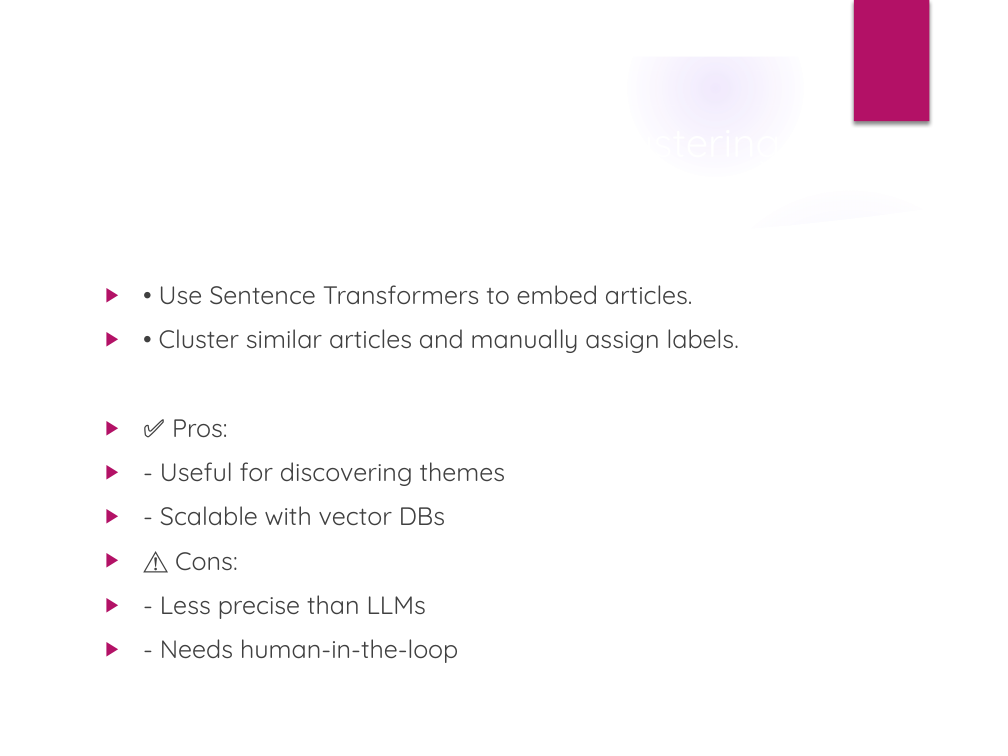
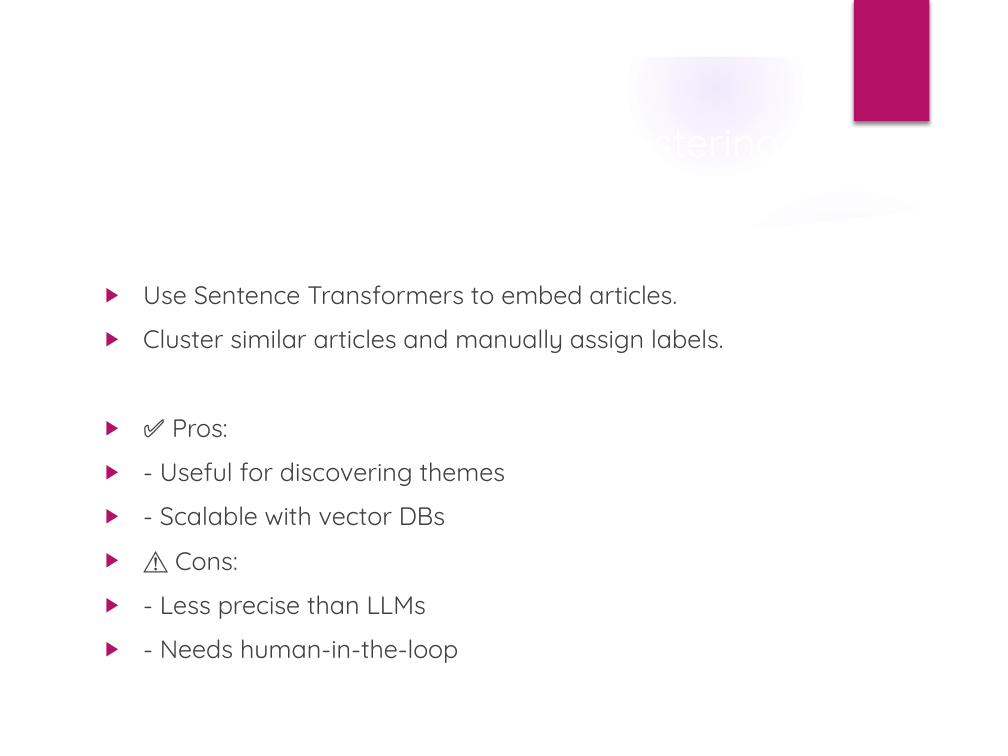
Before and after one commit to ChooseAddress2024/DBS, a slide deck: slide 10 of DBS_Assessment_Final.pptx. Drawn at 1008x756 pixels with LibreOffice and Linux fonts; fonts in the diff are those of the drawing; background and template pictures are left out. Boxes give left, top, right and bottom in pixels: in the first picture for what was removed or moved away, otherwise in the second. Text is boxed around its words. In the diff, an @@ line names an element or a change of style, - is before the commit and + after.

```diff
--- a/DBS_Assessment_Final.pptx
+++ b/DBS_Assessment_Final.pptx
@@ text at (x1=143, y1=285, x2=723, y2=353): text changed @@
-▶ • Use Sentence Transformers to embed articles.
-▶ • Cluster similar articles and manually assign labels.
+▶ Use Sentence Transformers to embed articles.
+▶ Cluster similar articles and manually assign labels.
```
Also in this commit, not shown: 6 other slides changed, 6 other files.
